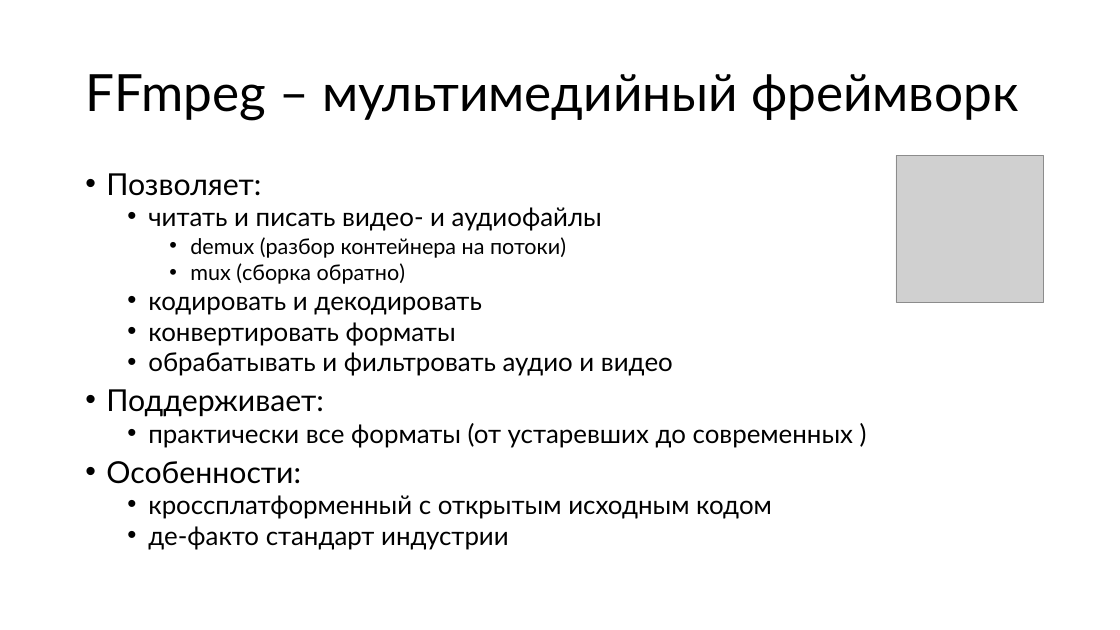
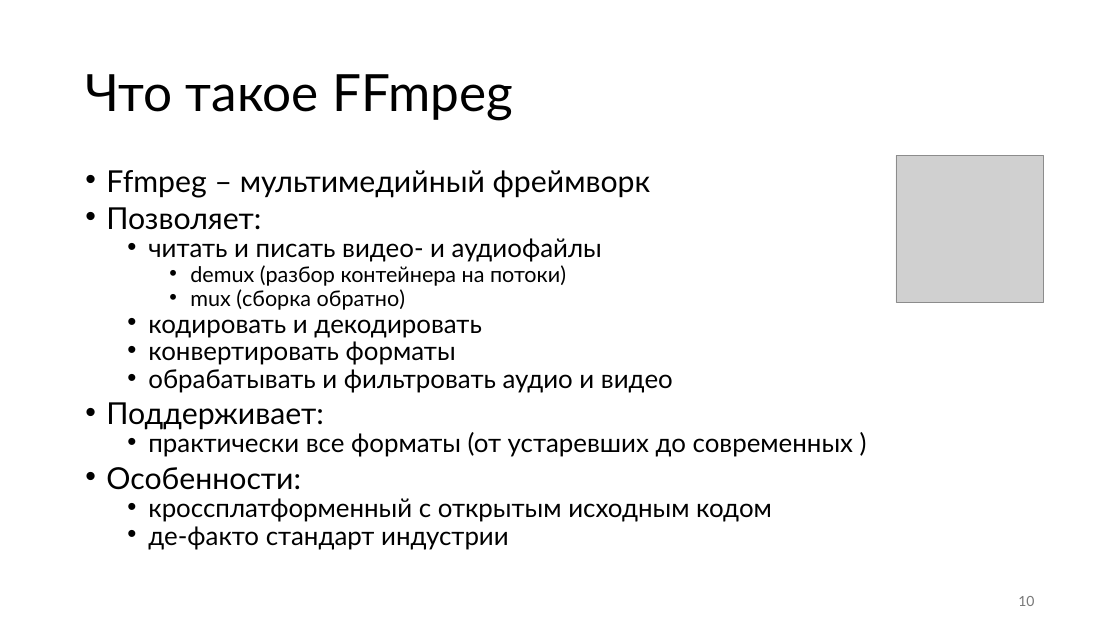
Before and after one commit to alexey-malov/ffmpeg-transcoder-demo, a slide deck: slide 10 of ffmpeg without pain.pptx. Drawn at 1120x630 pixels with LibreOffice and Linux fonts; fonts in the diff are those of the drawing; grey boxes stand for pictures. Boxes give left, top, right and bottom in pixels: in the first picture for what was removed or moved away, otherwise in the second. Text is boxed around its words. In the diff, an @@ line names an element or a change of style, - is before the commit and + after.

```diff
--- a/ffmpeg without pain.pptx
+++ b/ffmpeg without pain.pptx
@@ title at (85,74,513,120): text changed @@
-FFmpeg – мультимедийный фреймворк
+Что такое FFmpeg
@@ text at (106,170,651,197): paragraph added @@
+• Ffmpeg – мультимедийный фреймворк
@@ text at (106,207,853,550): line spacing 0.8 to 0.7 @@
@@ page number added at (1018,596,1034,606), 12 pt, text #797979 @@
+10
```
Also in this commit, not shown: 11 other slides changed, 50 slides added, 7 slides removed.
